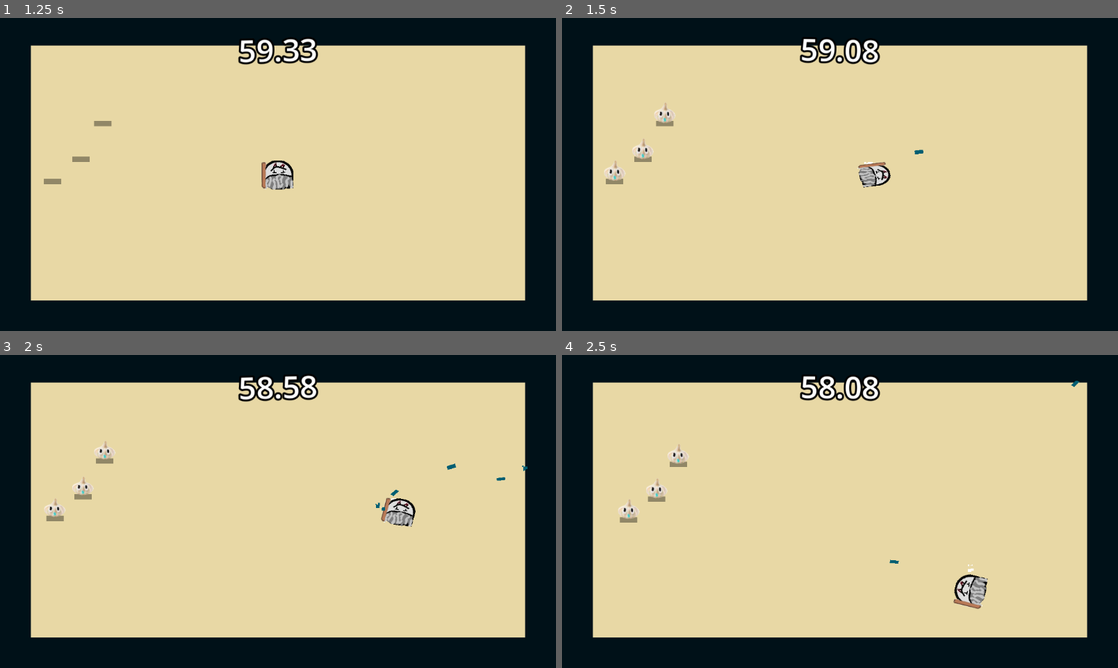
Above: before the commit, frames 1-4 (two rows, left to right).
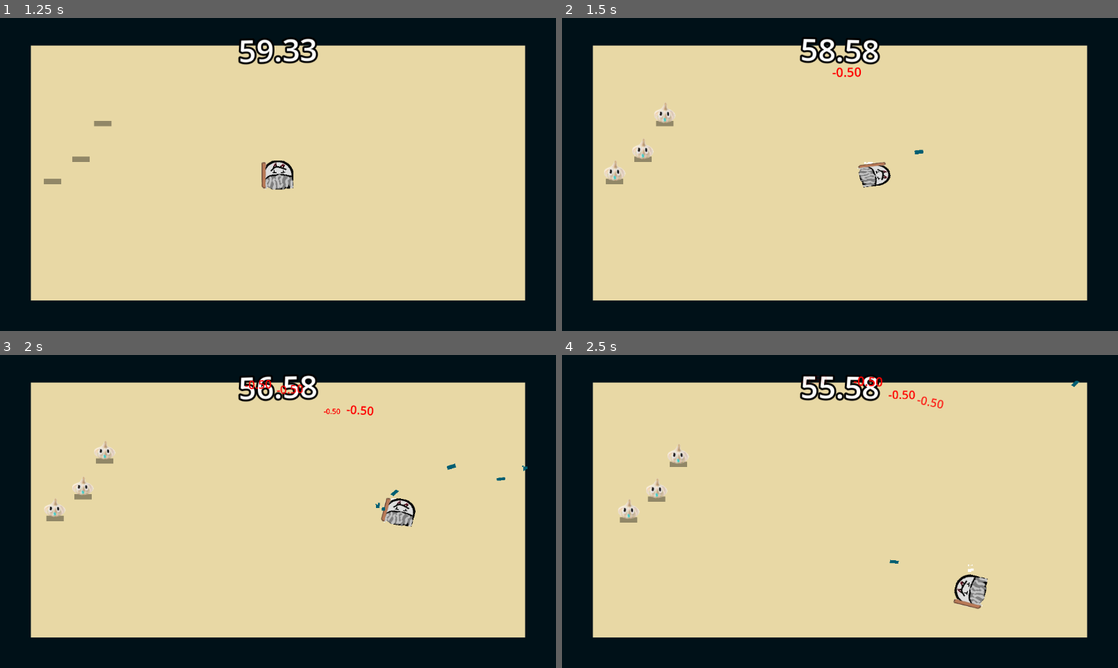
Above: after the commit, the same moments.

Repository: Av1zi/GMTK26
Game: Godot game, scene res://Scenes/main_menu.tscn
The game is run twice, just before and just after one commit, with the same random seed, the same clock (stepped at 60 frames per second) and the same inputs. Sound files missing from this copy of the repository are replaced by a short silence.
Inputs (mouse positions are in pixels of both pictures, inside the frame that each line leads up to):
- Up to frame 1 (1.25 s): click "Start" at 0.5 s
- Up to frame 2 (1.5 s): move the mouse to (962, 158) at 1.27 s; press the mouse at (962, 158) at 1.28 s; hold D (move_right) from 1.28 s (still down)
- Up to frame 3 (2 s): keep holding D (move_right)
- Up to frame 4 (2.5 s): move the mouse to (728, 527) at 2.02 s; release D (move_right) at 2.03 s; release the mouse at (728, 527) at 2.03 s; hold S (move_down) from 2.03 s (still down); right-click (728, 527) at 2.1 s; click (728, 527) at 2.3 s

Frame 1 is identical in both runs. In frame 2, 0.4% of the frame differs, in the area x 45-55%, y 6-19%; in frame 3, 0.3%; in frame 4, 0.5%, in the area x 43-69%, y 6-18%.

Commit message:
shoot time reduc

Diff:
--- a/new-game-project/Scripts/enemySun.gd
+++ b/new-game-project/Scripts/enemySun.gd
@@ -5,7 +5,7 @@
 @export var speed: float = 50.0
 @export var preferred_distance: float = 480.0   # ~15m if 1m = 32px, adjust to your scale
 @export var distance_tolerance: float = 40.0
-@export var shot_cooldown: float = 1.2
+@export var shot_cooldown: float = 2
 @export var time_gained_on_death: float = 5.0
 @export var spawn_invincible_time: float = 1.0 # NEW
 @export var flash_interval: float = 0.1
--- a/new-game-project/Scripts/player.gd
+++ b/new-game-project/Scripts/player.gd
@@ -4,6 +4,7 @@
 @export var rotate_flag: bool = true
 @export var melee_range: float = 20.0 # Distance in front of the player to spawn the slash
 @export var iframe_duration: float = 0.8
+@export var shot_timer_reduction = -0.5
 var screen_size
 var lr: bool = true
 var aim_pos: Vector2 = Vector2(0, 0)
@@ -92,6 +93,7 @@
 	aim_pos = dir_to_mouse.normalized()
 
 func shoot():
+	get_tree().call_group("game_timer", "modify_time", shot_timer_reduction)
 	body_rotete_player.play("Shot")
 	var bullet = bullet_scene.instantiate()
 	bullet.setup(bullet_spawn_pos.global_transform)
--- a/new-game-project/game_timer.gd
+++ b/new-game-project/game_timer.gd
@@ -16,6 +16,8 @@
 @export var wiggle_speed: float = 8.0
 @export var pop_scale_positive: float = 1.4
 @export var pop_scale_negative: float = 0.7
+@export var float_scale_min: float = 0.5 # Scale for 0.5 time change
+@export var float_scale_max: float = 1.5 # Scale for 10.0 time change
 
 var time_left: float
 var is_active: bool = false
@@ -27,7 +29,6 @@
 var _effect_tween: Tween
 
 func _ready() -> void:
-	# Register this node to a group so other scripts can find it via call_group
 	add_to_group(group_name)
 
 	if not timer_label:
@@ -56,7 +57,6 @@
 	timer_label.text = "%.2f" % time_left
 	timer_label.pivot_offset = timer_label.size / 2.0
 
-	# Apply the wiggle to the child Label, keeping the root Control completely still
 	_wiggle_time += delta * wiggle_speed
 	timer_label.rotation_degrees = _base_rotation + (sin(_wiggle_time) * wiggle_intensity)
 
@@ -66,7 +66,6 @@
 func stop() -> void:
 	is_active = false
 
-# This is the function you will call from other nodes using call_group!
 func modify_time(amount: float) -> void:
 	time_left += amount
 	if time_left < 0.0:
@@ -78,6 +77,8 @@
 
 func _play_pop_effect(is_positive: bool) -> void:
 	if _effect_tween and _effect_tween.is_valid():
+		if _effect_tween.is_running():
+			return
 		_effect_tween.kill()
 
 	_effect_tween = create_tween().set_parallel(true)
@@ -85,7 +86,6 @@
 	var target_color: Color = Color.GREEN if is_positive else Color.RED
 	var target_scale: Vector2 = _base_scale * (pop_scale_positive if is_positive else pop_scale_negative)
 
-	# Target the timer_label for all visual tweaks
 	_effect_tween.set_ease(Tween.EASE_OUT).set_trans(Tween.TRANS_SPRING)
 	_effect_tween.tween_property(timer_label, "scale", target_scale, 0.1)
 	_effect_tween.tween_property(timer_label, "modulate", target_color, 0.1)
@@ -106,10 +106,13 @@
 
 	if timer_label.has_theme_font_override("font"):
 		float_label.add_theme_font_override("font", timer_label.get_theme_font("font"))
-	float_label.add_theme_font_size_override("font_size", int(timer_label.get_theme_font_size("font_size") * 0.6))
+	float_label.add_theme_font_size_override("font_size", int(timer_label.get_theme_font_size("font_size") * 0.75))
 
 	float_label.top_level = true
-	add_child(float_label) # Add as a child of the Control
+	add_child(float_label)
+
+	# Set pivot to center so the text scales outward from its middle
+	float_label.pivot_offset = float_label.get_minimum_size() / 2.0
 
 	var random_offset := Vector2(
 		randf_range(-timer_label.size.x * 0.8, timer_label.size.x * 0.8),
@@ -117,8 +120,32 @@
 	)
 	float_label.global_position = timer_label.global_position + (timer_label.size / 2.0) + random_offset
 
+	var x_drift := randf_range(-60.0, 60.0)
+	var y_drift := randf_range(-40.0, -80.0)
+	var random_rot := randf_range(-0.4, 0.4)
+
+	# NEW: Calculate target scale based on the absolute value of the change.
+	# We clamp the amount between 0.5 and 10.0, then map it to our min/max export values.
+	var abs_amount: float = abs(amount)
+	var dynamic_scale_multiplier: float = remap(clampf(abs_amount, 0.5, 10.0), 0.5, 10.0, float_scale_min, float_scale_max)
+	var target_scale := Vector2(dynamic_scale_multiplier, dynamic_scale_multiplier)
+
+	# Start at 0 so it pops into existence
+	float_label.scale = Vector2.ZERO
+
 	var float_tween := create_tween().set_parallel(true)
-	float_tween.tween_property(float_label, "global_position:y", float_label.global_position.y - 60.0, 1.0).set_ease(Tween.EASE_OUT).set_trans(Tween.TRANS_CUBIC)
+
+	# 1. Pop in to our dynamically calculated target_scale!
+	float_tween.tween_property(float_label, "scale", target_scale, 0.3).set_ease(Tween.EASE_OUT).set_trans(Tween.TRANS_BACK)
+
+	# 2. Explode outward
+	float_tween.tween_property(float_label, "global_position:y", float_label.global_position.y + y_drift, 1.0).set_ease(Tween.EASE_OUT).set_trans(Tween.TRANS_CUBIC)
+	float_tween.tween_property(float_label, "global_position:x", float_label.global_position.x + x_drift, 1.0).set_ease(Tween.EASE_OUT).set_trans(Tween.TRANS_LINEAR)
+
+	# 3. Add dynamic rotation
+	float_tween.tween_property(float_label, "rotation", random_rot, 1.0).set_ease(Tween.EASE_OUT)
+
+	# 4. Fade out
 	float_tween.tween_property(float_label, "modulate:a", 0.0, 1.0).set_ease(Tween.EASE_IN).set_trans(Tween.TRANS_EXPO)
 
 	float_tween.chain().tween_callback(float_label.queue_free)
